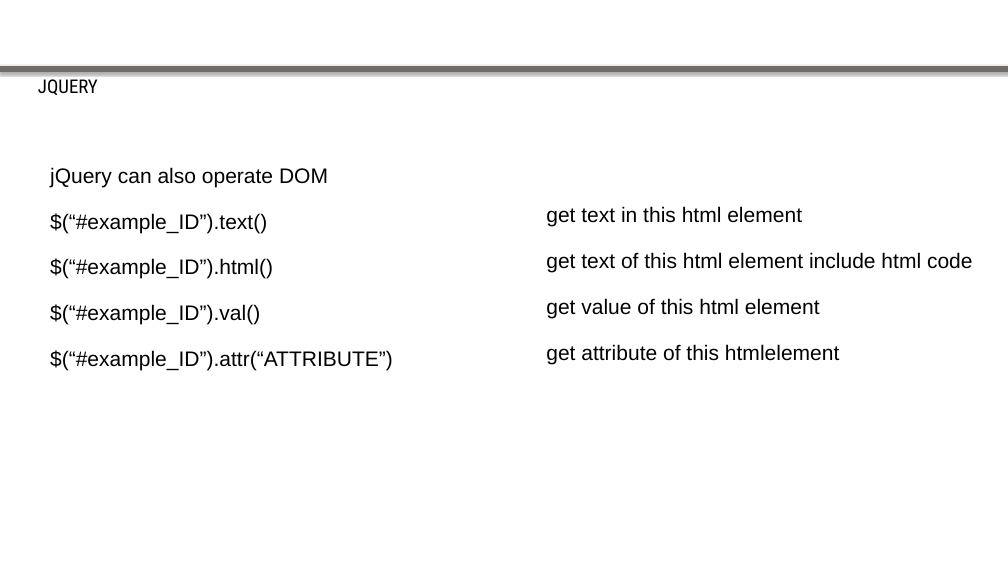
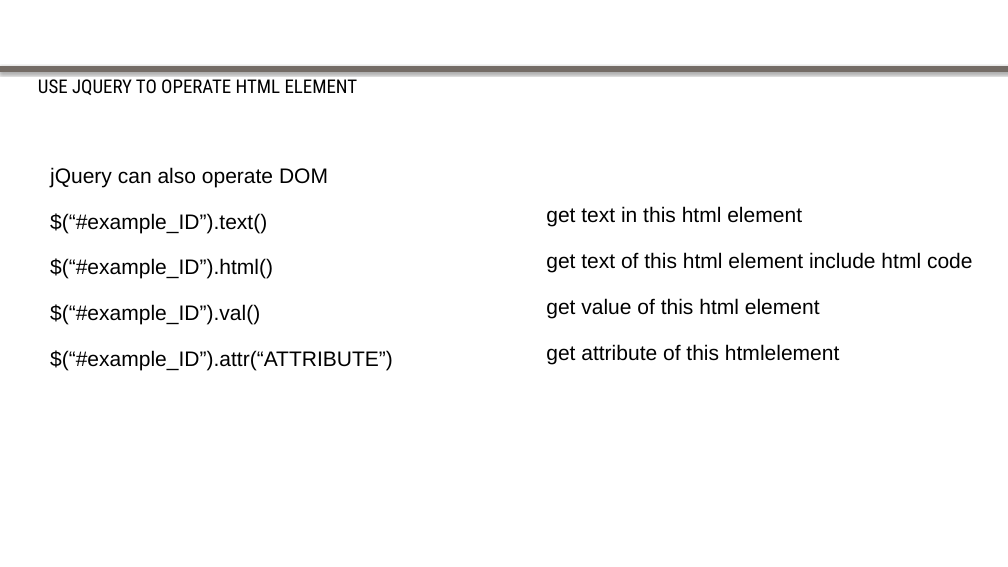
Before and after one commit to goldironhack/2017-Purdue-IronHack-Tutorials, a slide deck: slide 9 of session2/Javascript & jQuery.pptx. Drawn at 1008x567 pixels with LibreOffice and Linux fonts; fonts in the diff are those of the drawing; background and template pictures are left out. Boxes give left, top, right and bottom in pixels: in the first picture for what was removed or moved away, otherwise in the second. Text is boxed around its words. In the diff, an @@ line names an element or a change of style, - is before the commit and + after.

```diff
--- a/session2/Javascript & jQuery.pptx
+++ b/session2/Javascript & jQuery.pptx
@@ text at bbox=[38, 75, 358, 95]: text changed @@
-JQUERY
+USE JQUERY TO OPERATE HTML ELEMENT
```
Also in this commit, not shown: 8 other slides changed.
